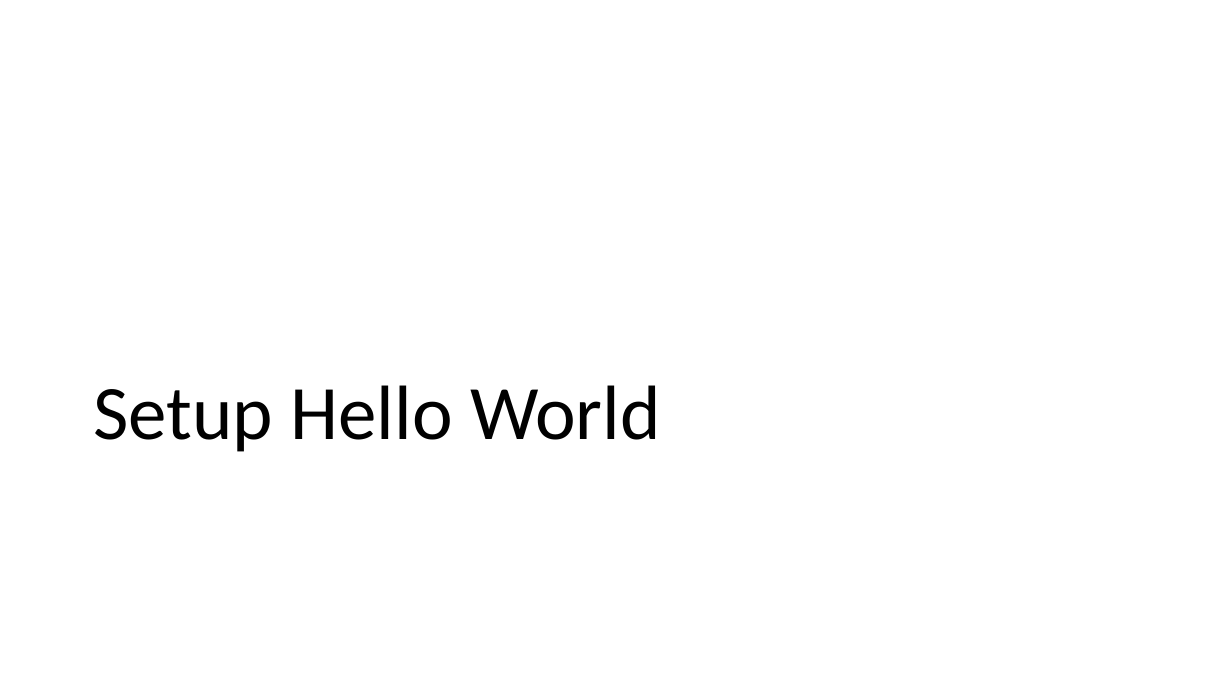
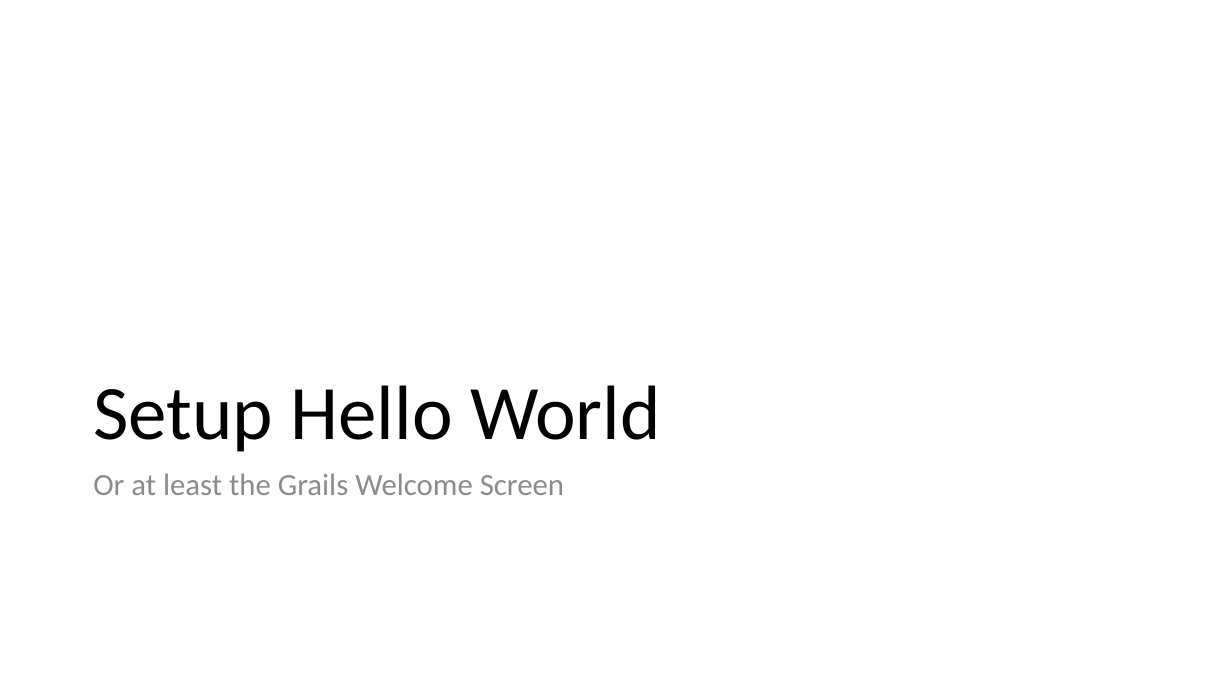
Before and after one commit to aibolit/SixOneFourEight, a slide deck: slide 7 of Presentation.pptx. Drawn at 1232x693 pixels with LibreOffice and Linux fonts; fonts in the diff are those of the drawing. Boxes give left, top, right and bottom in pixels: in the first picture for what was removed or moved away, otherwise in the second. Text is boxed around its words. In the diff, an @@ line names an element or a change of style, - is before the commit and + after.

```diff
--- a/Presentation.pptx
+++ b/Presentation.pptx
@@ text added at box(93, 473, 564, 495), 24 pt, text #8C8C8C @@
+Or at least the Grails Welcome Screen
```
Also in this commit, not shown: 8 other slides changed, 1 slide added, 3 slides removed, 2 other files.
